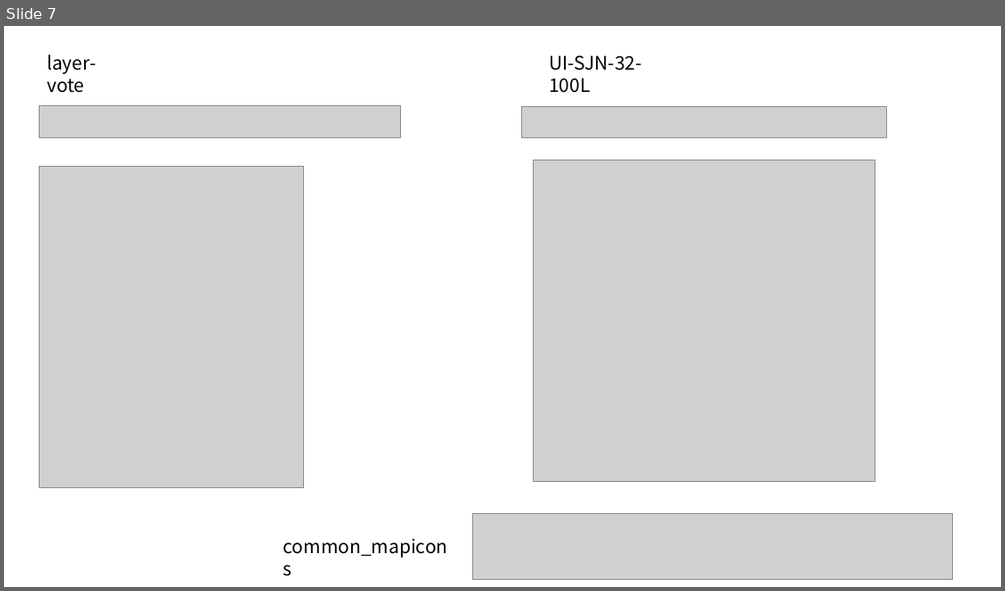
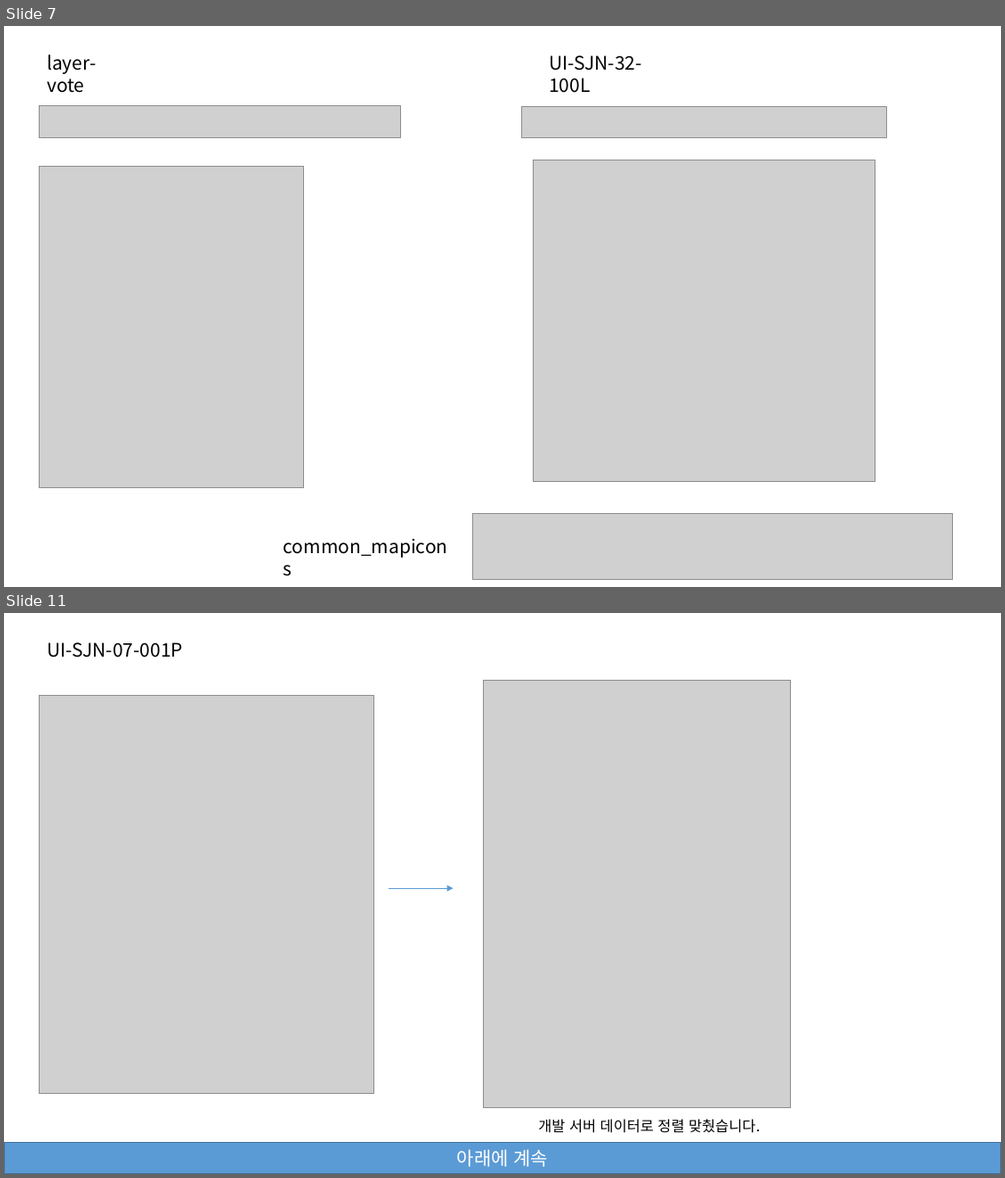
Before and after one commit to jeoungGyy/sejong, a slide deck: ppt/04-03.pptx. Shown one above the other, each under a label of ours: slide 7 before the commit, slides 7 and 11 after it; the slides between them are not shown. The pictures are 1005x591 and 1005x1178 pixels, drawn with LibreOffice and Linux fonts; fonts in the diff are those of the drawing; grey boxes stand for pictures. Boxes give left, top, right and bottom in pixels: in the first picture for what was removed or moved away, otherwise in the second. Text is boxed around its words. In the diff, an @@ line names an element or a change of style, - is before the commit and + after.

```diff
--- a/ppt/04-03.pptx
+++ b/ppt/04-03.pptx
@@ slide 11 added at (4, 613, 1001, 1174), background #FFFFFF @@
@@ text added at (47, 642, 183, 657), 18 pt, text #000000 @@
+UI-SJN-07-001P
@@ picture added at (484, 681, 790, 1107) @@
@@ picture added at (40, 695, 374, 1093) @@
@@ arrow added from (388, 888) to (453, 888), #5B9BD5 0.5 pt @@
@@ text added at (538, 1119, 760, 1133), 14 pt, text #000000 @@
+개발 서버 데이터로 정렬 맞췄습니다.
@@ rectangle added at (4, 1143, 1001, 1174), fill #5B9BD5, outline #43739E 1 pt, 18 pt, text #FFFFFF @@
+아래에 계속
```
Also in this commit, not shown: 2 slides changed, 5 other slides added, 9 slides removed, 13 other files.
